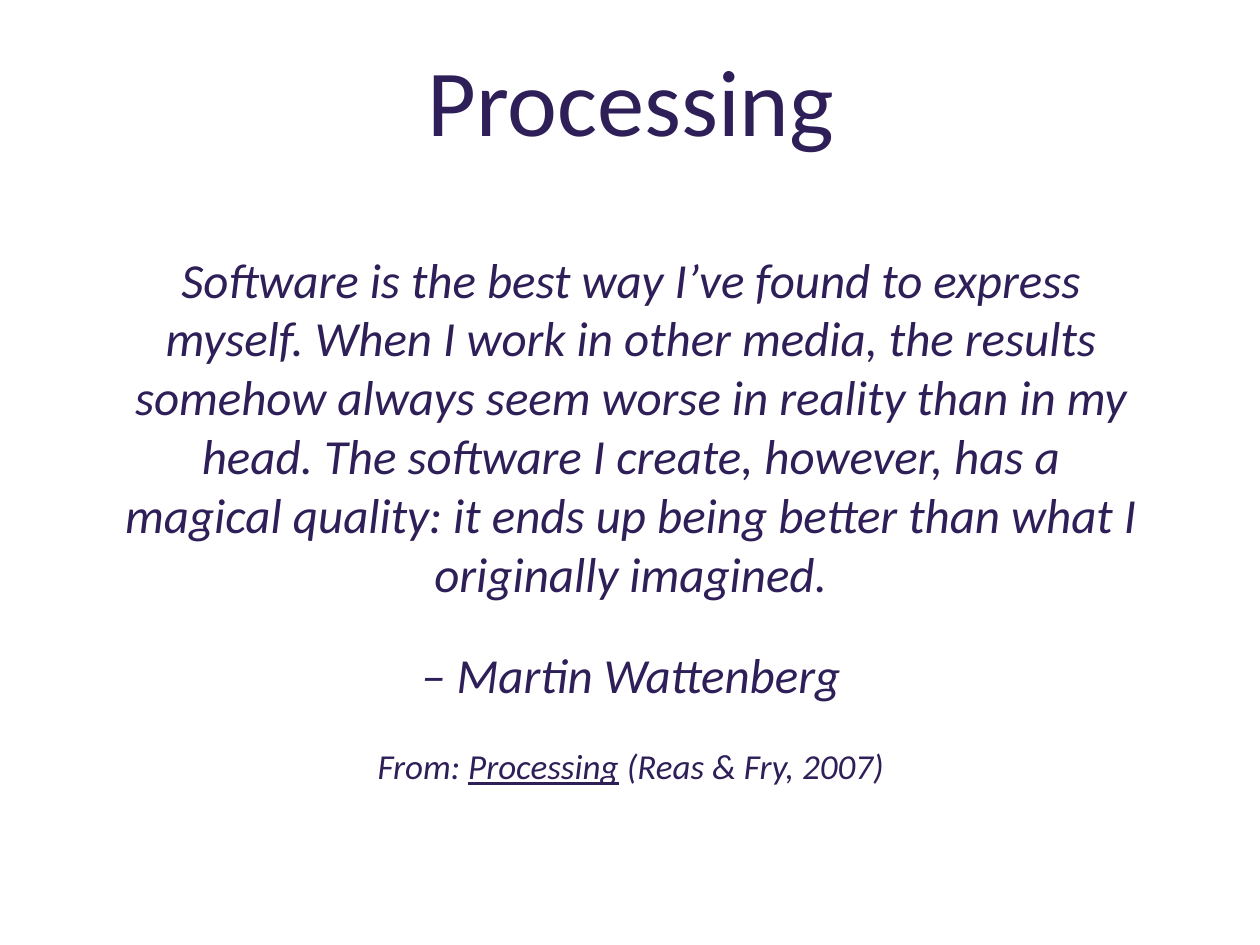
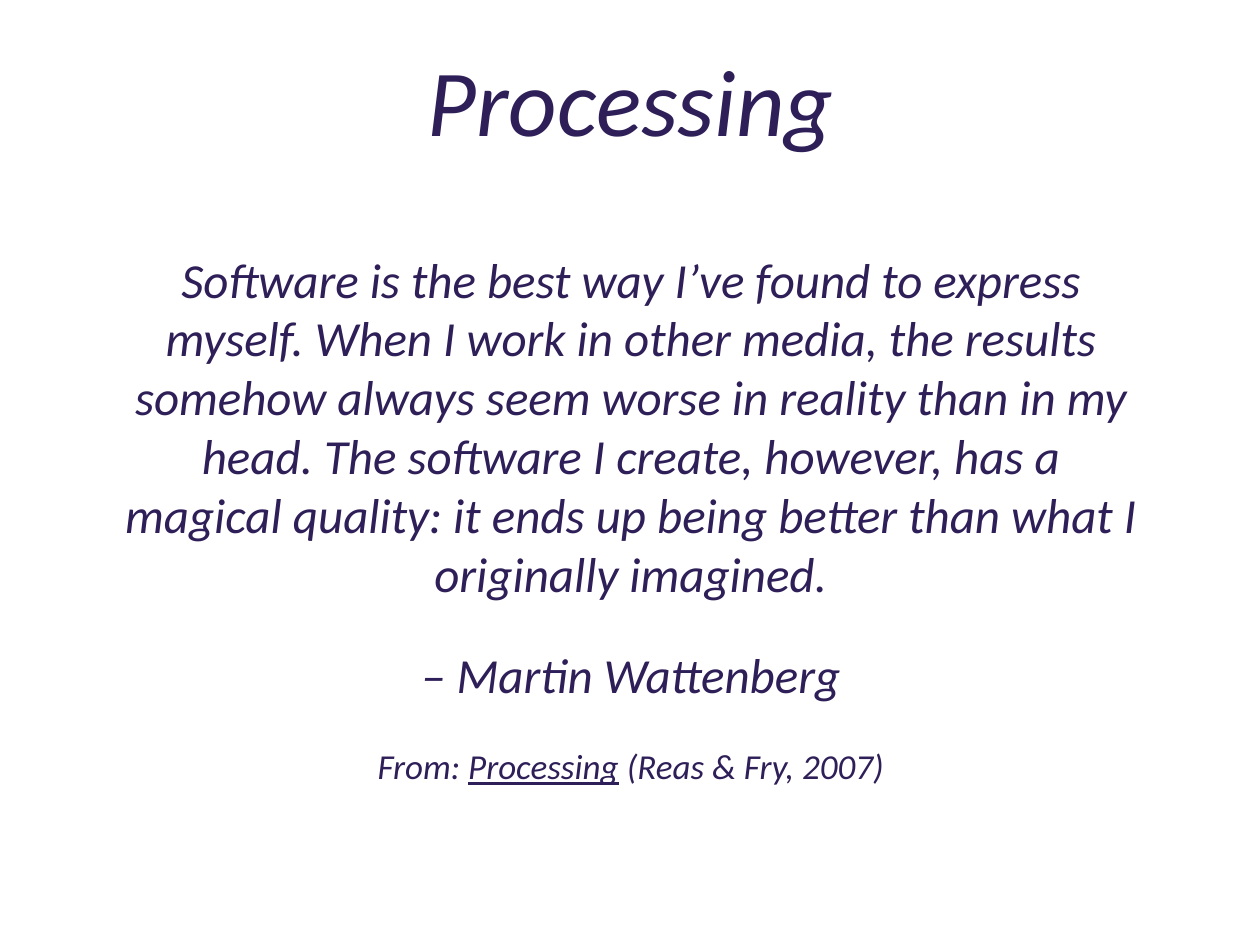
Before and after one commit to deenaengel/TF3_ProcessingSlides, a slide deck: slide 2 of Processing_Presentation_TF3_DE_notes.pptx. Drawn at 1260x945 pixels with LibreOffice and Linux fonts; fonts in the diff are those of the drawing; background and template pictures are left out. Boxes give left, top, right and bottom in pixels: in the first picture for what was removed or moved away, otherwise in the second. Text is boxed around its words. In the diff, an @@ line names an element or a change of style, - is before the commit and + after.

```diff
--- a/Processing_Presentation_TF3_DE_notes.pptx
+++ b/Processing_Presentation_TF3_DE_notes.pptx
@@ title "Processing" at <box>428,71,834,153</box>: italic on @@
```
Also in this commit, not shown: 15 other slides changed, 1 slide added.
